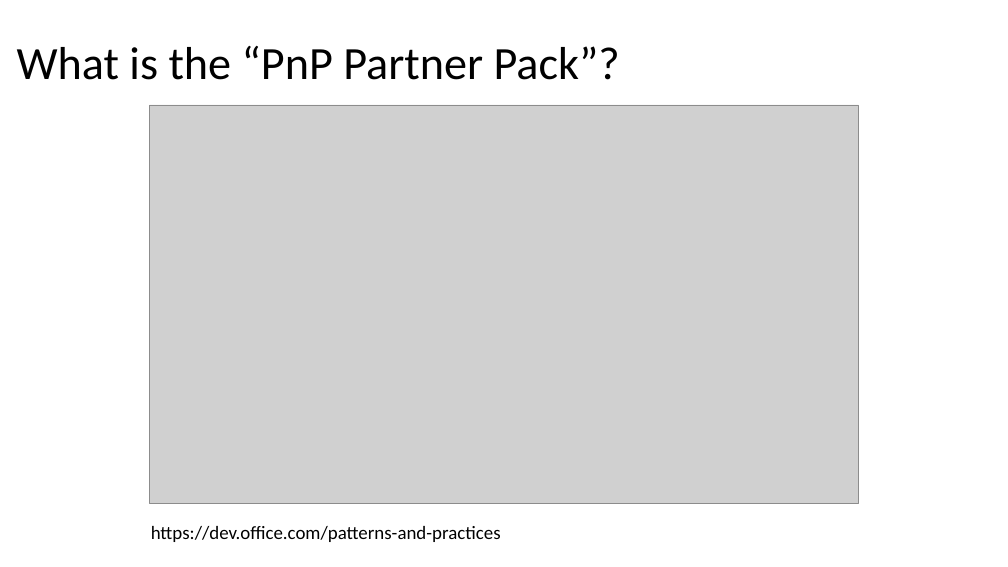
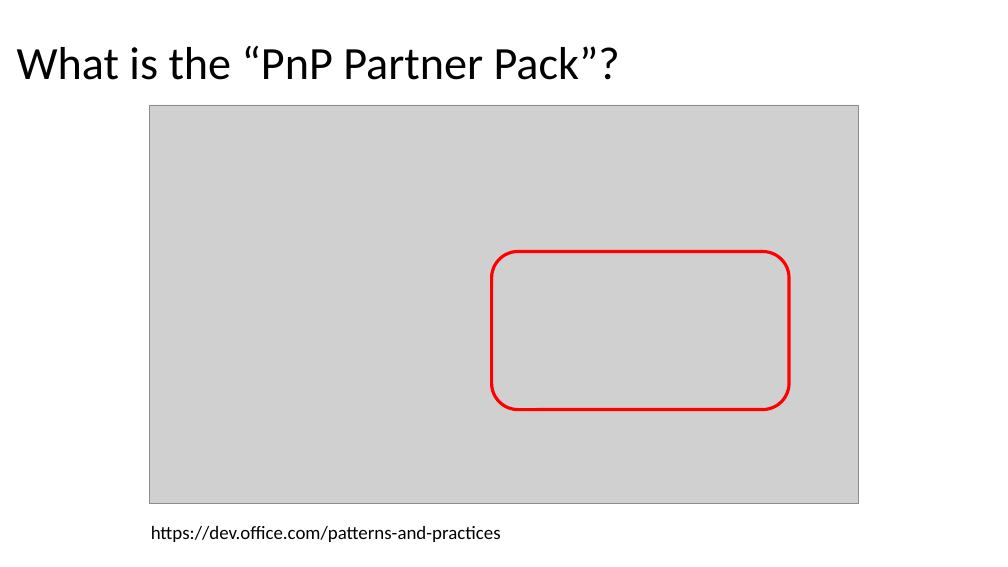
Before and after one commit to HiltonGiesenow/MSCommunityDay, a slide deck: slide 9 of 2018/Site Creation/Slides/Improved Site Creation, Governance & Self Service.pptx. Drawn at 1008x567 pixels with LibreOffice and Linux fonts; fonts in the diff are those of the drawing; grey boxes stand for pictures. Boxes give left, top, right and bottom in pixels: in the first picture for what was removed or moved away, otherwise in the second. Text is boxed around its words. In the diff, an @@ line names an element or a change of style, - is before the commit and + after.

```diff
--- a/2018/Site Creation/Slides/Improved Site Creation, Governance & Self Service.pptx
+++ b/2018/Site Creation/Slides/Improved Site Creation, Governance & Self Service.pptx
@@ rounded rectangle added at [492,252,789,410], outline #FF0000 3 pt @@
```
Also in this commit, not shown: 13 other slides changed, 7 slides added, 2 slides removed, 2 other files.
